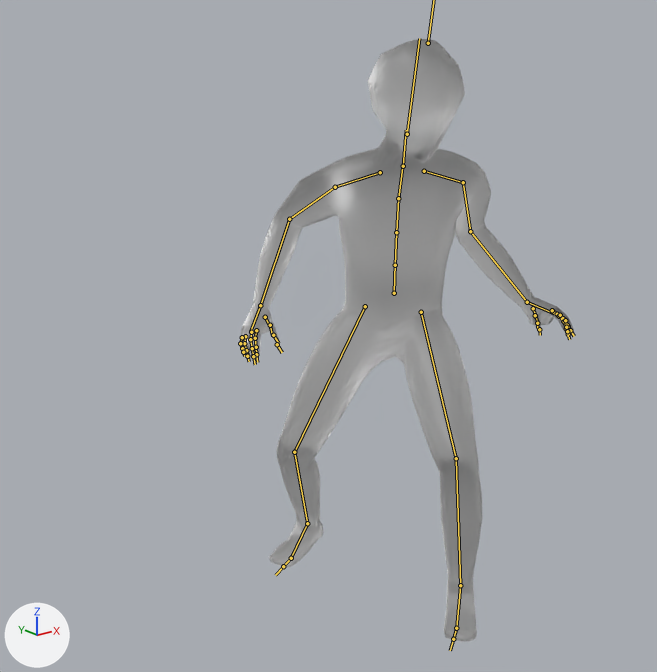
What one commit did to the FBX model Resources/model4/model4.fbx.
Rendered twice from a 50 mm camera at (-4.32, -4.78, 4.03) aimed at (-0.36, 0.17, 2.05). The axes (+X, +Y, +Z) are drawn at lower left. The lights are the same throughout. Both versions are drawn at frame 10 of the action 'mixamo.com'; the numbers are the values there. The bones that bend it are drawn over the model as lines.
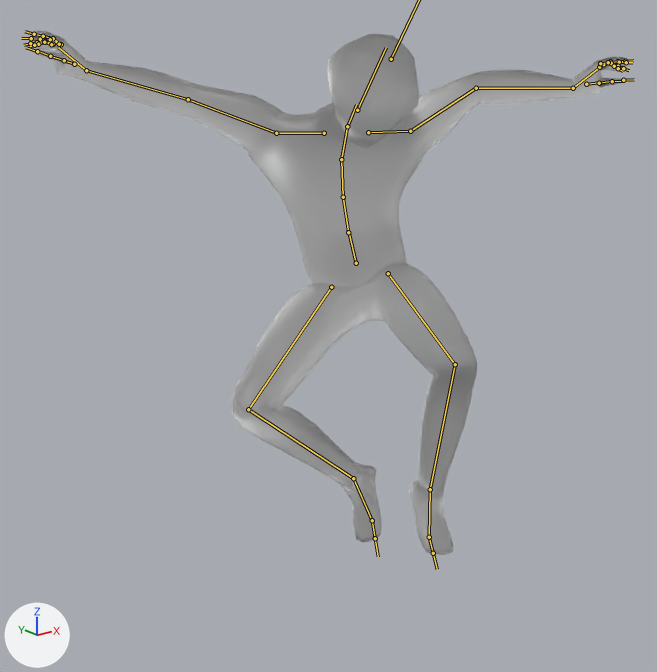
What differs and where, as boxes [x1, y1, x2, y2] in the pictures (657 x 672 px):
'Cube', posed (80% wider, 13% shorter)
    before: [241, 39, 573, 641]
    after: [30, 31, 627, 555]
bone 'mixamorig:Hips', root to tip
    before: (394, 293) to (395, 263)
    after: (356, 263) to (348, 231)
bone 'mixamorig:Spine', root to tip
    before: (395, 265) to (396, 232)
    after: (348, 232) to (343, 197)
bone 'mixamorig:Spine1', root to tip
    before: (396, 232) to (398, 198)
    after: (343, 197) to (341, 159)
bone 'mixamorig:Spine2', root to tip
    before: (398, 198) to (402, 167)
    after: (341, 159) to (347, 128)
bone 'mixamorig:Neck', root to tip
    before: (403, 166) to (406, 130)
    after: (347, 126) to (356, 104)
bone 'mixamorig:Head', root to tip
    before: (407, 134) to (419, 38)
    after: (357, 110) to (386, 47)
bone 'mixamorig:LeftShoulder', root to tip
    before: (424, 171) to (463, 182)
    after: (368, 132) to (410, 131)
bone 'mixamorig:LeftArm', root to tip
    before: (463, 182) to (470, 231)
    after: (410, 131) to (476, 88)
bone 'mixamorig:LeftForeArm', root to tip
    before: (470, 231) to (527, 302)
    after: (476, 88) to (573, 88)
bone 'mixamorig:LeftHand', root to tip
    before: (527, 302) to (554, 313)
    after: (573, 88) to (599, 67)
bone 'mixamorig:LeftHandThumb1', root to tip
    before: (533, 308) to (536, 316)
    after: (586, 84) to (599, 82)
bone 'mixamorig:LeftHandIndex2', root to tip
    before: (559, 315) to (563, 321)
    after: (608, 62) to (617, 61)
bone 'mixamorig:LeftHandMiddle2', root to tip
    before: (563, 318) to (567, 325)
    after: (610, 61) to (619, 62)
bone 'mixamorig:LeftHandRing2', root to tip
    before: (564, 321) to (566, 328)
    after: (611, 63) to (618, 66)
bone 'mixamorig:LeftHandPinky1', root to tip
    before: (560, 315) to (565, 320)
    after: (600, 63) to (608, 62)
bone 'mixamorig:RightShoulder', root to tip
    before: (380, 172) to (335, 187)
    after: (324, 133) to (276, 133)
bone 'mixamorig:RightArm', root to tip
    before: (335, 187) to (289, 219)
    after: (276, 133) to (188, 99)
bone 'mixamorig:RightForeArm', root to tip
    before: (289, 219) to (260, 305)
    after: (188, 99) to (86, 70)
bone 'mixamorig:RightHand', root to tip
    before: (260, 305) to (250, 331)
    after: (86, 70) to (58, 47)
bone 'mixamorig:RightHandThumb1', root to tip
    before: (265, 317) to (269, 325)
    after: (74, 64) to (63, 60)
bone 'mixamorig:RightHandThumb2', root to tip
    before: (270, 325) to (272, 336)
    after: (64, 60) to (50, 56)
bone 'mixamorig:RightHandMiddle2', root to tip
    before: (250, 339) to (252, 348)
    after: (50, 39) to (40, 39)
bone 'mixamorig:RightHandRing2', root to tip
    before: (244, 343) to (246, 350)
    after: (45, 41) to (37, 42)
bone 'mixamorig:LeftUpLeg', root to tip
    before: (421, 312) to (456, 458)
    after: (388, 273) to (455, 364)
bone 'mixamorig:LeftLeg', root to tip
    before: (456, 458) to (460, 585)
    after: (455, 364) to (430, 489)
bone 'mixamorig:LeftFoot', root to tip
    before: (460, 585) to (456, 628)
    after: (430, 489) to (429, 537)
bone 'mixamorig:LeftToeBase', root to tip
    before: (456, 628) to (453, 639)
    after: (429, 537) to (433, 553)
bone 'mixamorig:RightUpLeg', root to tip
    before: (365, 306) to (294, 452)
    after: (331, 287) to (248, 409)
bone 'mixamorig:RightLeg', root to tip
    before: (294, 452) to (307, 523)
    after: (248, 409) to (353, 478)
bone 'mixamorig:RightFoot', root to tip
    before: (307, 523) to (291, 558)
    after: (353, 478) to (372, 520)

What the commit changed:
Bone 'mixamorig:Hips' (bone_mixamorig_hips) moves from (22.0, 186.0, 3.0) to (-6.0, 212.0, -8.0).
Bone 'mixamorig:Hips' (bone_mixamorig_hips) turns from (13, -50, -4) to (-16, -37, 17) degrees about its own x, y and z.
Bone 'mixamorig:Spine' (bone_mixamorig_spine) turns from (7, 3, 0) to (10, 1, -4) degrees about its own x, y and z.
Bone 'mixamorig:Spine1' (bone_mixamorig_spine1) turns from (13, 6, 0) to (21, 2, -6) degrees about its own x, y and z.
Bone 'mixamorig:Spine2' (bone_mixamorig_spine2) turns from (13, 6, 0) to (21, 2, -6) degrees about its own x, y and z.
Bone 'mixamorig:Neck' (bone_mixamorig_neck) turns from (-12, 5, -1) to (10, 5, -3) degrees about its own x, y and z.
Bone 'mixamorig:Head' (bone_mixamorig_head) turns from (-16, 24, -13) to (-6, 13, -6) degrees about its own x, y and z.
Bone 'mixamorig:LeftShoulder' (bone_mixamorig_leftshoulder) turns from (5, 0, -2) to (-11, -9, -10) degrees about its own x, y and z.
Bone 'mixamorig:LeftArm' (bone_mixamorig_leftarm) turns from (30, -14, -11) to (-33, -27, -9) degrees about its own x, y and z.
Bone 'mixamorig:LeftForeArm' (bone_mixamorig_leftforearm) turns from (-7, 3, 78) to (6, -14, 41) degrees about its own x, y and z.
Bone 'mixamorig:LeftHand' (bone_mixamorig_lefthand) turns from (-4, 11, 17) to (-19, -16, 8) degrees about its own x, y and z.
Bone 'mixamorig:LeftHandThumb1' (bone_mixamorig_lefthandthumb1) turns from (15, -3, 7) to (13, 4, -6) degrees about its own x, y and z.
Bone 'mixamorig:LeftHandIndex2' (bone_mixamorig_lefthandindex2) turns from (14, 0, 0) to (18, 0, 1) degrees about its own x, y and z.
Bone 'mixamorig:LeftHandMiddle2' (bone_mixamorig_lefthandmiddle2) turns from (13, 0, 2) to (19, 0, 2) degrees about its own x, y and z.
Bone 'mixamorig:LeftHandRing2' (bone_mixamorig_lefthandring2) turns from (22, 0, 3) to (29, 0, 3) degrees about its own x, y and z.
Bone 'mixamorig:LeftHandPinky1' (bone_mixamorig_lefthandpinky1) turns from (1, -2, -8) to (8, -3, -7) degrees about its own x, y and z.
Bone 'mixamorig:RightShoulder' (bone_mixamorig_rightshoulder) turns from (1, -1, -1) to (-9, 8, 10) degrees about its own x, y and z.
Bone 'mixamorig:RightArm' (bone_mixamorig_rightarm) turns from (17, 9, 18) to (-37, 33, -4) degrees about its own x, y and z.
Bone 'mixamorig:RightForeArm' (bone_mixamorig_rightforearm) turns from (6, -4, -76) to (-7, 20, -34) degrees about its own x, y and z.
Bone 'mixamorig:RightHand' (bone_mixamorig_righthand) turns from (15, -16, -20) to (-4, 7, -4) degrees about its own x, y and z.
Bone 'mixamorig:RightHandThumb1' (bone_mixamorig_righthandthumb1) turns from (-4, 8, -12) to (7, 4, -2) degrees about its own x, y and z.
Bone 'mixamorig:RightHandThumb2' (bone_mixamorig_righthandthumb2) turns from (-7, 2, 14) to (-6, 3, 22) degrees about its own x, y and z.
Bone 'mixamorig:RightHandMiddle2' (bone_mixamorig_righthandmiddle2) turns from (15, 0, -2) to (21, 0, -3) degrees about its own x, y and z.
Bone 'mixamorig:RightHandRing2' (bone_mixamorig_righthandring2) turns from (25, 1, -4) to (32, 1, -5) degrees about its own x, y and z.
Bone 'mixamorig:LeftUpLeg' (bone_mixamorig_leftupleg) turns from (59, -16, 5) to (68, -16, -10) degrees about its own x, y and z.
Bone 'mixamorig:LeftLeg' (bone_mixamorig_leftleg) turns from (-62, 3, -10) to (-97, -2, -2) degrees about its own x, y and z.
Bone 'mixamorig:LeftFoot' (bone_mixamorig_leftfoot) turns from (12, 0, 1) to (-8, -10, -4) degrees about its own x, y and z.
Bone 'mixamorig:LeftToeBase' (bone_mixamorig_lefttoebase) turns from (1, 0, -1) to (8, 1, 1) degrees about its own x, y and z.
Bone 'mixamorig:RightUpLeg' (bone_mixamorig_rightupleg) turns from (40, 14, -9) to (56, 32, -11) degrees about its own x, y and z.
Bone 'mixamorig:RightLeg' (bone_mixamorig_rightleg) turns from (-64, 4, -1) to (-102, 15, 13) degrees about its own x, y and z.
Bone 'mixamorig:RightFoot' (bone_mixamorig_rightfoot) turns from (31, 7, 5) to (-12, 4, 2) degrees about its own x, y and z.
